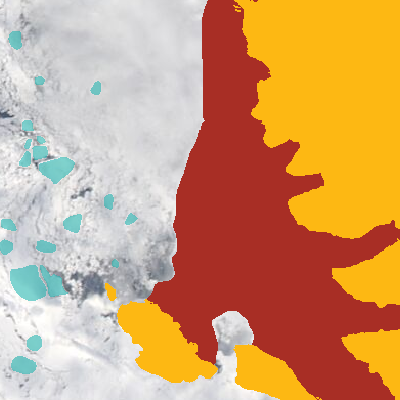
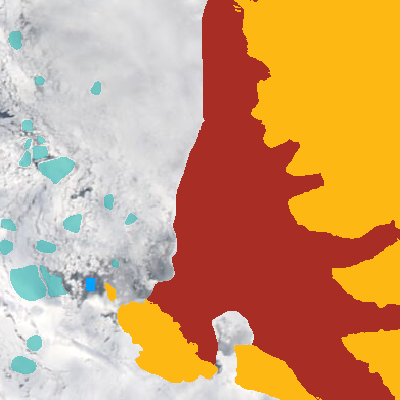
Comparing the layer stacks of the two 400 × 400 images. Changes:
added layer "water samples" above "landmask" over [86, 278, 95, 291]
